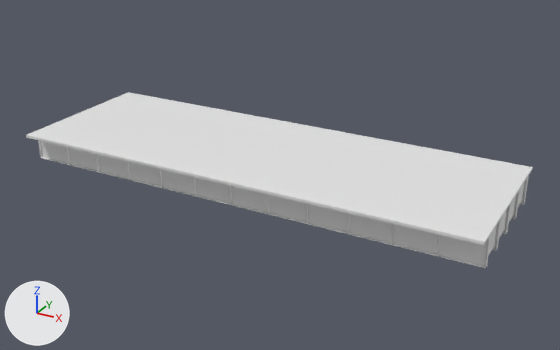
An edit to the OBJ model IFC/Steel/Mumbai/Sup_Str/M_40_3L_OF_S/model.obj, drawn before and after from the same camera.
One viewpoint serves both versions: a 50 mm camera at (49.6, -51.6, 25.2) aimed at (21.2, 0.0, -0.6). Lighting does not change. The marker at lower left points along +X, +Y and +Z. The older version comes first. Where no turn or scale is listed for an object, it has been applied to the vertices. Vertices at exactly the same position are counted once.

Names of what the first picture shows: 'model'.
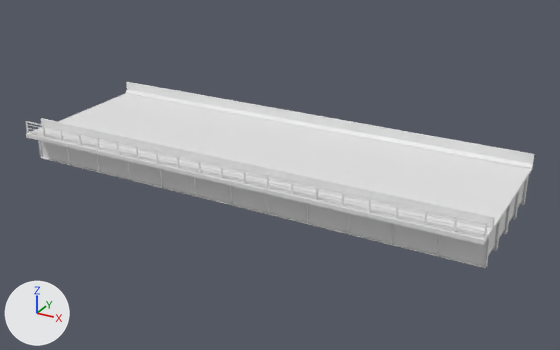
What differs and where, as boxes [x1, y1, x2, y2] in the pictures (560 x 350 px):
'model', reshaped: before [26, 92, 533, 268]; after [25, 82, 535, 268]
part 1 of me_model, added: after [26, 121, 488, 225]
part 2 of me_model, added: after [28, 131, 484, 236]
part 3 of me_model, added: after [28, 128, 485, 232]
part 4 of me_model, added: after [27, 124, 485, 228]
part 5 of me_model, added: after [26, 82, 535, 242]

The change, as a list of edits to the scene's bpy script:
```text
Change me_model:
    used by ob_model
    remove me_model.from_pydata(...)  # 3104 vertices, 5540 faces; spans x 0.0..40.0, y -6.9..6.9, z -1.2..1.4
    add me_model.from_pydata(...)  # 3342 vertices, 5898 faces; spans x 0.0..40.0, y -6.9..6.9, z -1.2..2.6
    me_model part 1: a new loose piece, a box spanning x 0.0..40.0, y -6.79..-6.71, z 2.523..2.603
    me_model part 2: a new loose piece, a box spanning x 0.0..40.0, y -6.775..-6.725, z 1.678..1.728
    me_model part 3: a new loose piece, a box spanning x 0.0..40.0, y -6.775..-6.725, z 1.978..2.028
    me_model part 4: a new loose piece, a box spanning x 0.0..40.0, y -6.775..-6.725, z 2.278..2.328
    me_model part 5
    19 vertices are added at x 0.0, y -6.9..6.9, z 1.4..2.5
    19 new vertices lie (40.0, 0.0, 0.0) away from vertices in x 0.0, y -6.9..6.9, z 1.4..2.5
    58 new faces join them
    other edits to the shape of me_model do not show in these pictures
```
